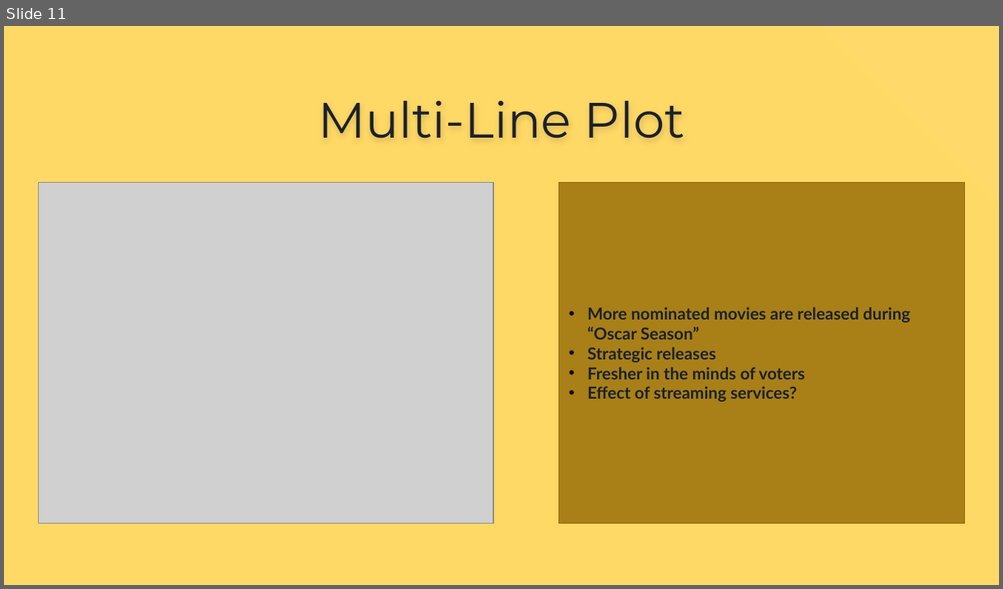
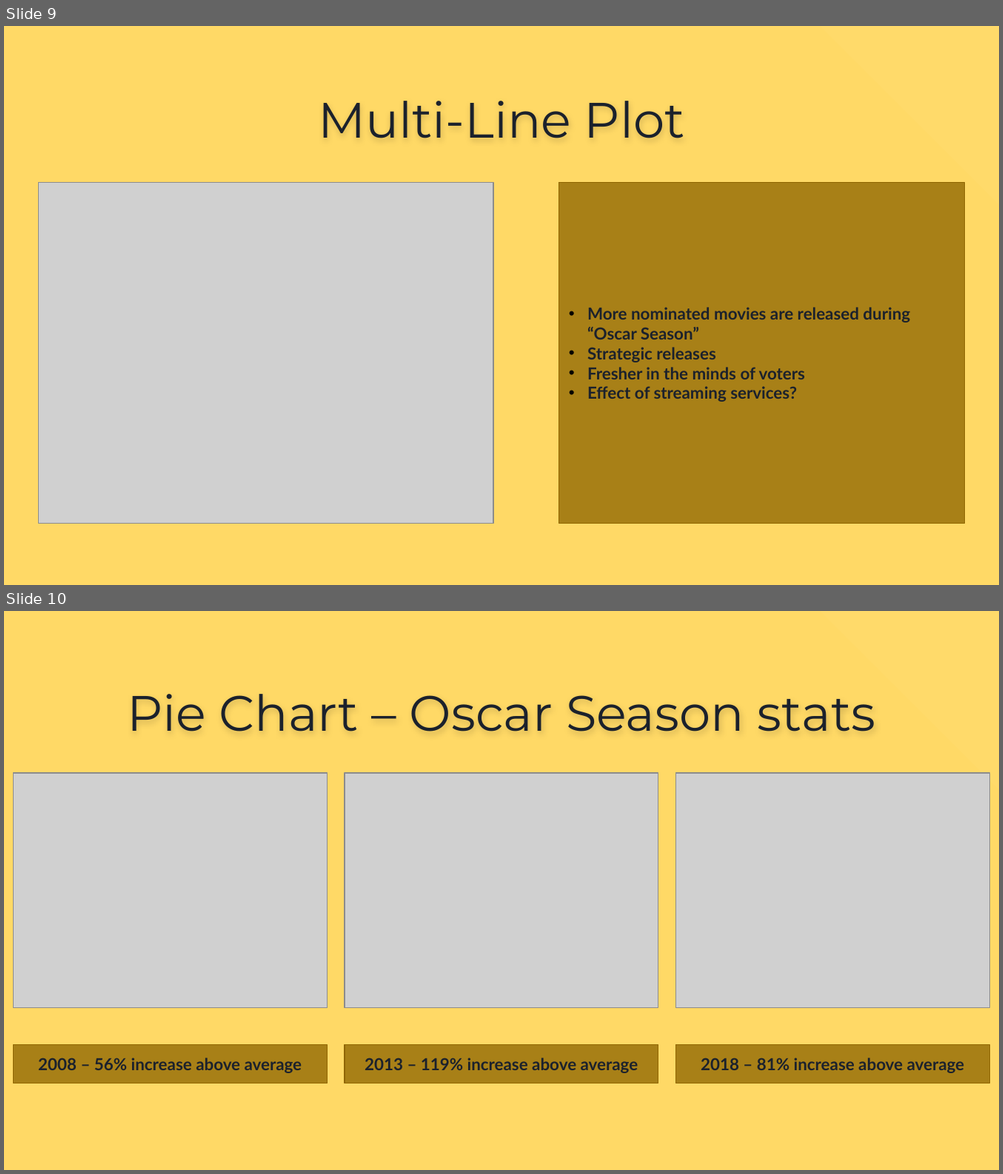
Before and after one commit to jamieah80/group-project-one, a slide deck: Group Project Presentation (1).pptx. Shown one above the other, each under a label of ours: slide 11 before the commit, slides 9 and 10 after it. The pictures are 1003x589 and 1003x1174 pixels, drawn with LibreOffice and Linux fonts; fonts in the diff are those of the drawing; grey boxes stand for pictures. Boxes give left, top, right and bottom in pixels: in the first picture for what was removed or moved away, otherwise in the second. Text is boxed around its words. In the diff, an @@ line names an element or a change of style, - is before the commit and + after.

```diff
--- a/Group Project Presentation (1).pptx
+++ b/Group Project Presentation (1).pptx
@@ slide 10 added at [4,611,999,1170], background #FFD966; not listed: 1 template element that a slide beside it also shows @@
@@ title added at [127,694,876,732], 36 pt, text #1B212C @@
+Pie Chart – Oscar Season stats
@@ picture added at [13,773,326,1008] @@
@@ picture added at [344,773,657,1008] @@
@@ picture added at [675,773,989,1008] @@
@@ rectangle added at [13,1045,326,1083], fill #8F6600 at 77% opacity, outline #8F6600 0.75 pt, 12 pt, text #1B212C, bold @@
+2008 – 56% increase above average
@@ rectangle added at [344,1045,657,1083], fill #8F6600 at 77% opacity, outline #8F6600 0.75 pt, 12 pt, text #1B212C, bold @@
+2013 – 119% increase above average
@@ rectangle added at [675,1045,989,1083], fill #8F6600 at 77% opacity, outline #8F6600 0.75 pt, 12 pt, text #1B212C, bold @@
+2018 – 81% increase above average
@@ what was slide 11 is now slide 9 @@
```
Also in this commit, not shown: 9 other slides added, 4 slides removed, 1 other file.
